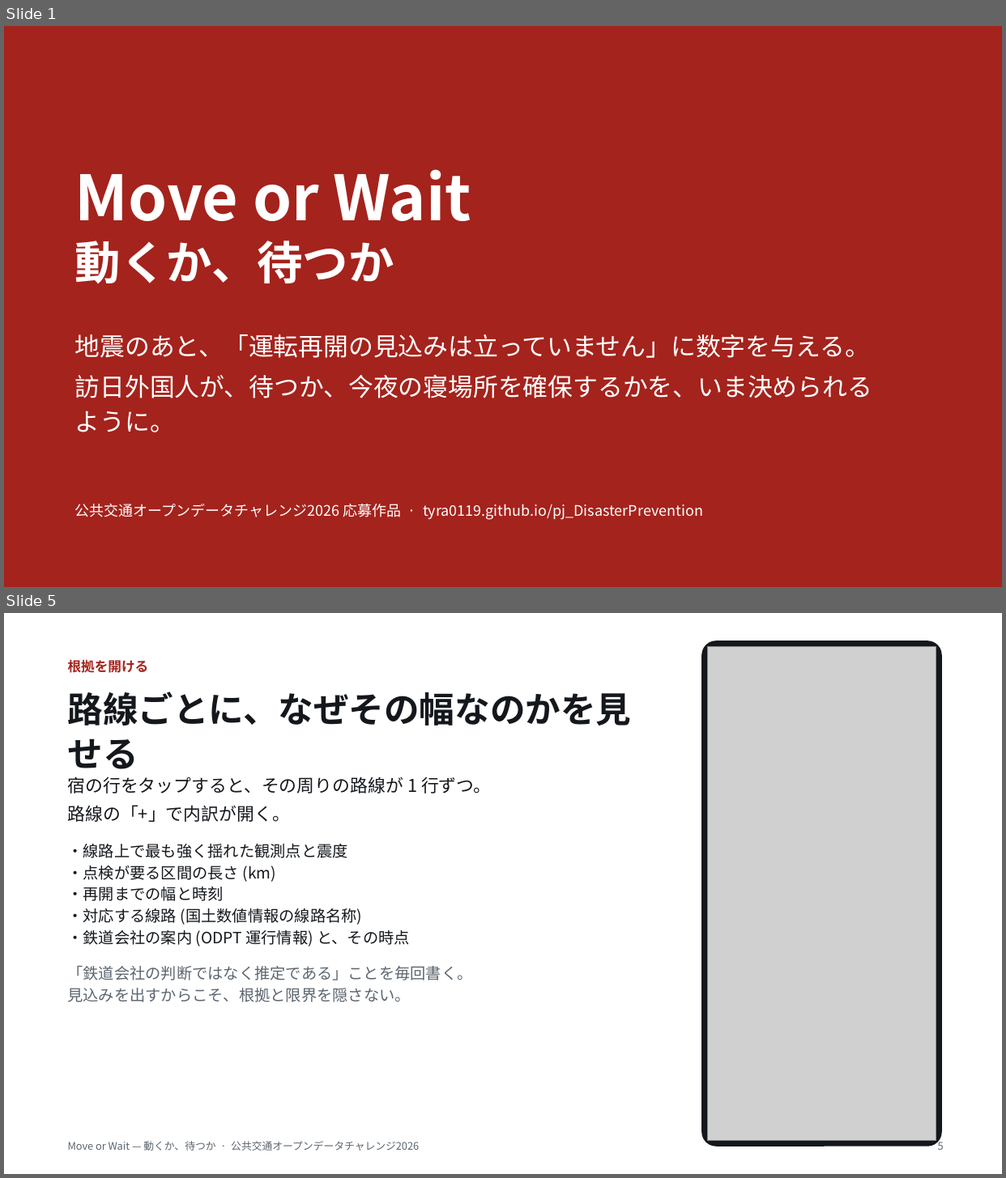
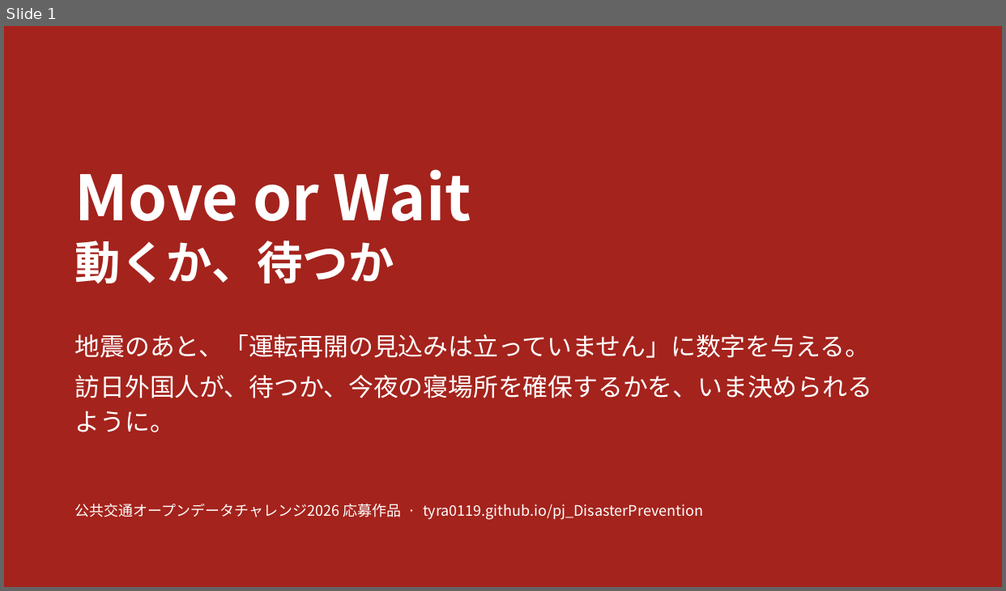
Before and after one commit to tyra0119/pj_DisasterPrevention, a slide deck: 公共交通オープンデータチャレンジ2026/紹介スライド.pptx. Shown one above the other, each under a label of ours: slides 1 and 5 before the commit, slide 1 after it; the slides between them are not shown. The pictures are 1006x1178 and 1006x591 pixels, drawn with LibreOffice and Linux fonts; fonts in the diff are those of the drawing; grey boxes stand for pictures. Boxes give left, top, right and bottom in pixels: in the first picture for what was removed or moved away, otherwise in the second. Text is boxed around its words. In the diff, an @@ line names an element or a change of style, - is before the commit and + after.

```diff
--- a/公共交通オープンデータチャレンジ2026/紹介スライド.pptx
+++ b/公共交通オープンデータチャレンジ2026/紹介スライド.pptx
@@ slide 5 removed at box(4, 613, 1002, 1174), background #FFFFFF @@
@@ text removed at box(68, 659, 149, 673) @@
-根拠を開ける
@@ rounded rectangle removed at box(701, 641, 942, 1147) @@
@@ picture removed at box(708, 647, 936, 1141) @@
@@ text removed at box(68, 692, 632, 769) @@
-路線ごとに、なぜその幅なのかを見せる
@@ text removed at box(68, 777, 492, 1003) @@
-宿の行をタップすると、その周りの路線が 1 行ずつ。
-路線の「+」で内訳が開く。
-・線路上で最も強く揺れた観測点と震度
-・点検が要る区間の長さ (km)
-・再開までの幅と時刻
-・対応する線路 (国土数値情報の線路名称)
-・鉄道会社の案内 (ODPT 運行情報) と、その時点
-「鉄道会社の判断ではなく推定である」ことを毎回書く。
-見込みを出すからこそ、根拠と限界を隠さない。
@@ text removed at box(68, 1141, 419, 1151) @@
-Move or Wait — 動くか、待つか · 公共交通オープンデータチャレンジ2026
@@ text removed at box(938, 1139, 944, 1150) @@
-5
```
Also in this commit, not shown: 9 slides changed, 2 other slides removed, 5 other files.
